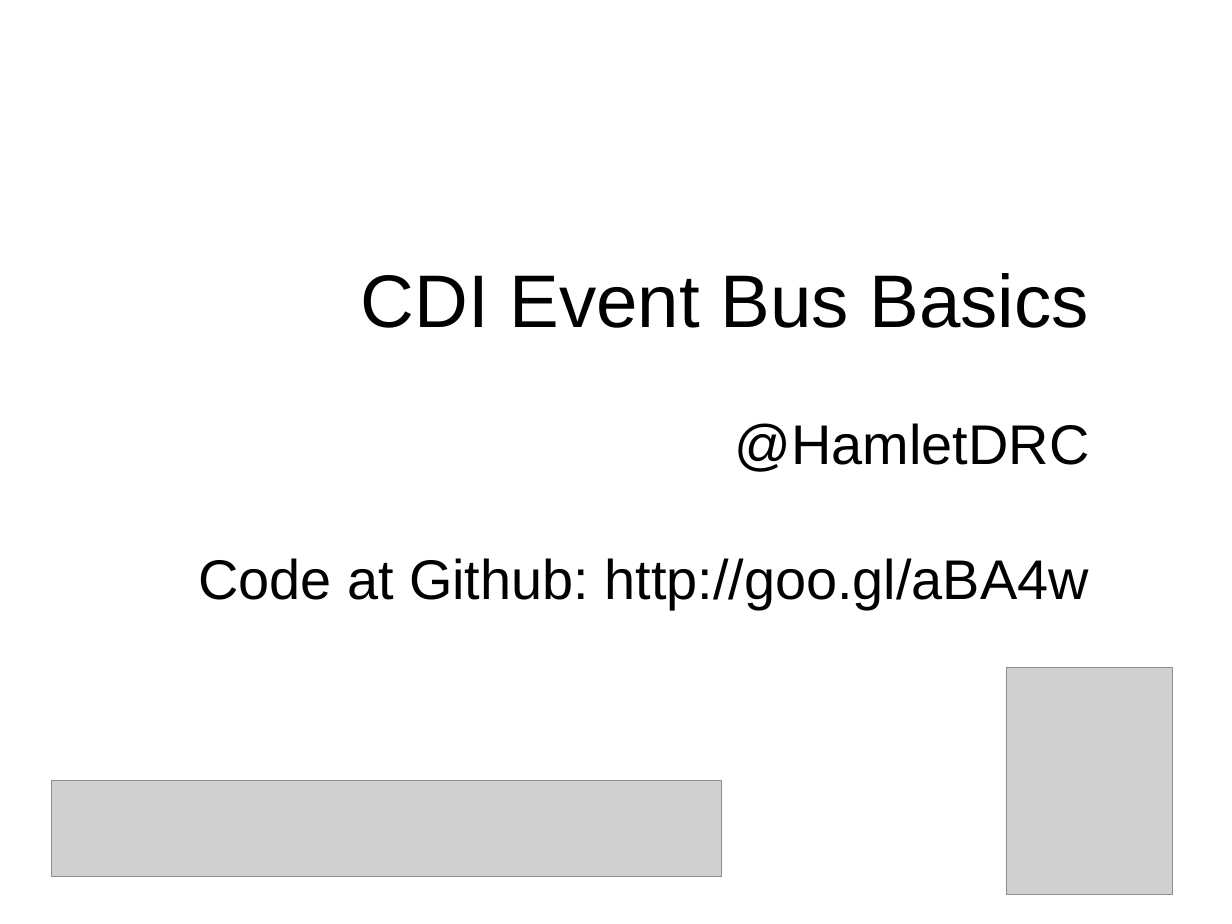
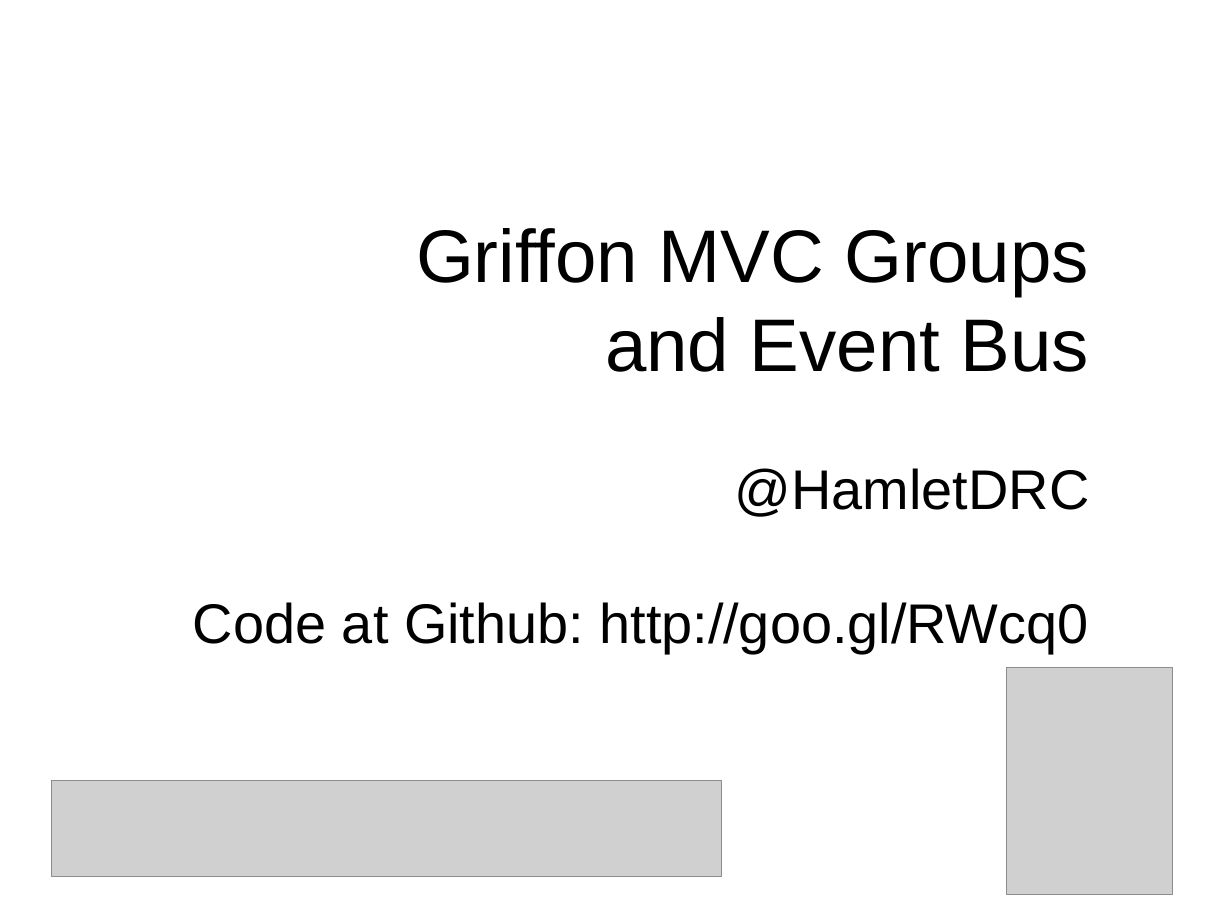
Before and after one commit to HamletDRC/screencasts, a slide deck: slide 1 of griffonevents/slides.odp. Drawn at 1232x924 pixels with LibreOffice and Linux fonts; fonts in the diff are those of the drawing; grey boxes stand for pictures. Boxes give left, top, right and bottom in pixels: in the first picture for what was removed or moved away, otherwise in the second. Text is boxed around its words. In the diff, an @@ line names an element or a change of style, - is before the commit and + after.

Commit message:
griffon event sample

```diff
--- a/griffonevents/slides.odp
+++ b/griffonevents/slides.odp
@@ subtitle at <box>416,228,1089,372</box>: text changed @@
-CDI Event Bus Basics
+Griffon MVC Groups
+and Event Bus
@@ subtitle at <box>193,602,1088,653</box>: text changed @@
-Code at Github: http://goo.gl/aBA4w
+Code at Github: http://goo.gl/RWcq0
```
Also in this commit, not shown: 1 other slide changed, 3 slides removed, 51 other files.
